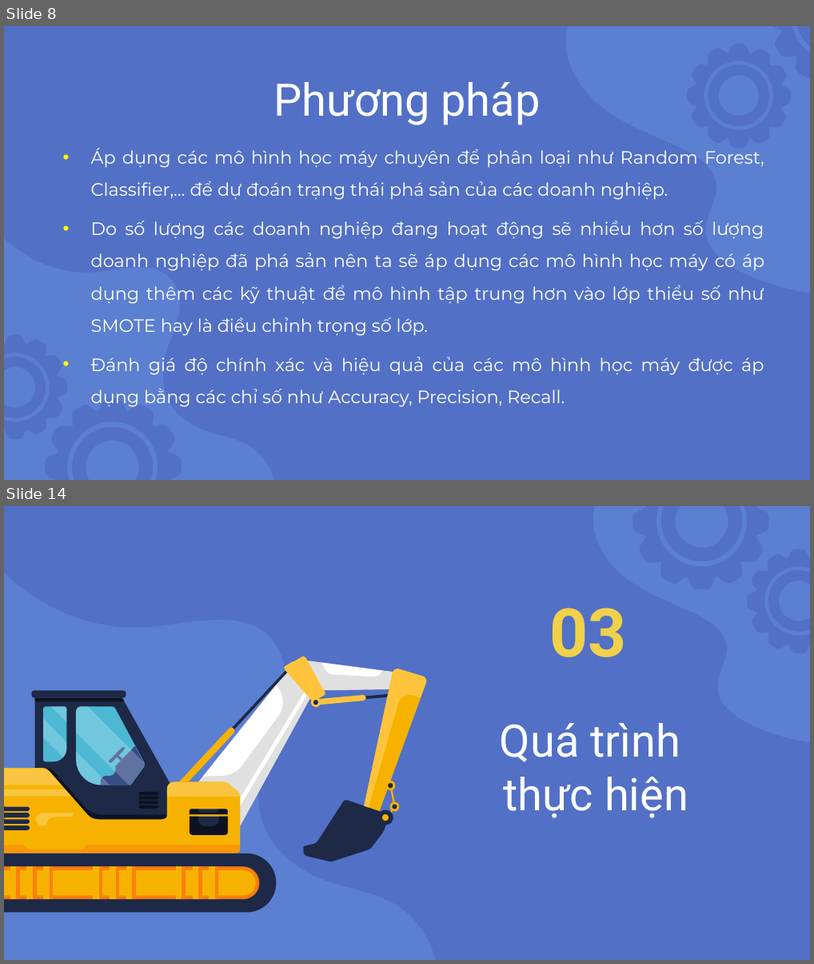
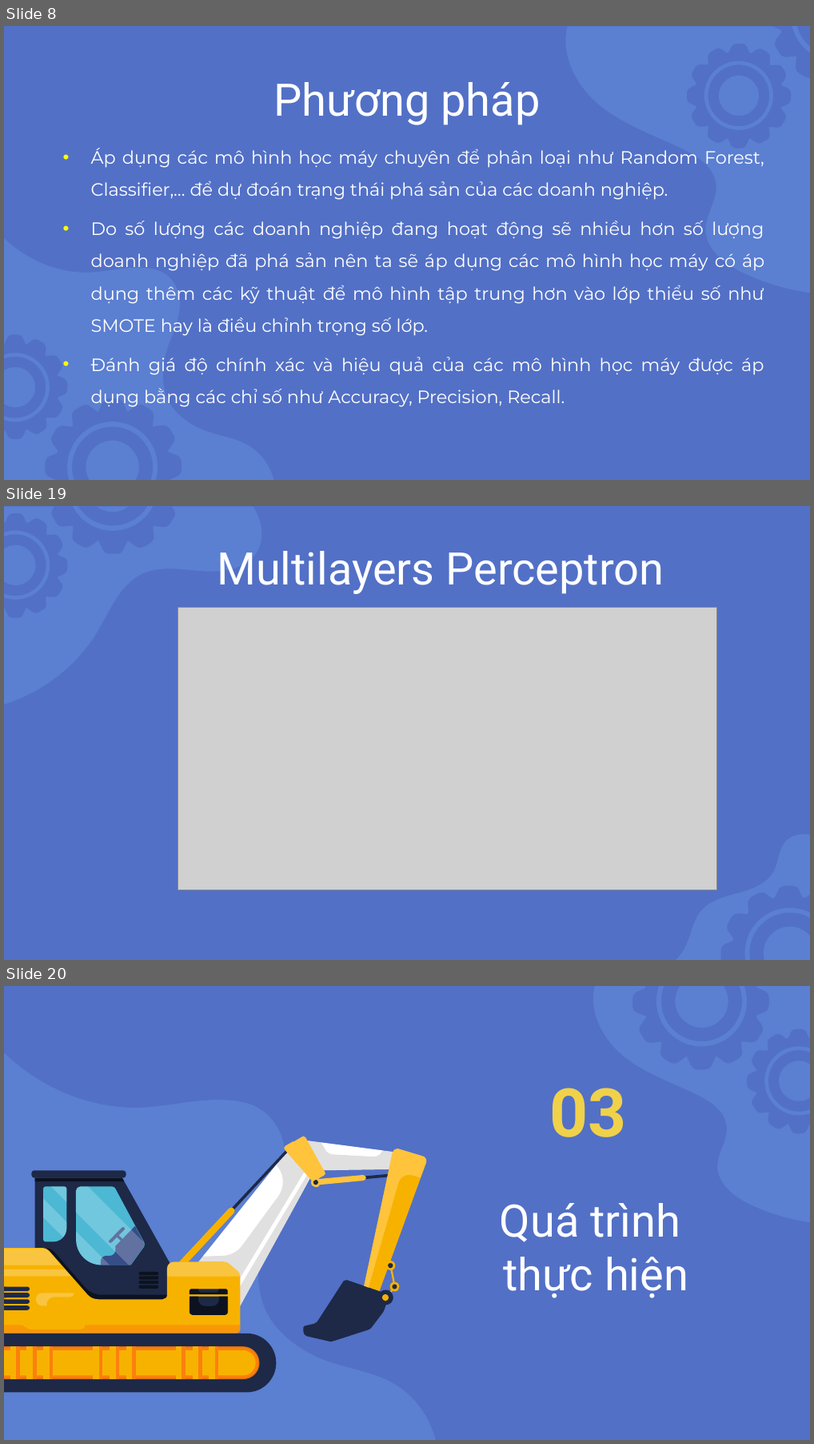
Before and after one commit to nnson0511/ARonML-DM, a slide deck: Slide.pptx. Shown one above the other, each under a label of ours: slides 8 and 14 before the commit, slides 8, 19 and 20 after it; the slides between them are not shown. The pictures are 814x964 and 814x1444 pixels, drawn with LibreOffice and Linux fonts; fonts in the diff are those of the drawing; grey boxes stand for pictures. Boxes give left, top, right and bottom in pixels: in the first picture for what was removed or moved away, otherwise in the second. Text is boxed around its words. In the diff, an @@ line names an element or a change of style, - is before the commit and + after.

```diff
--- a/Slide.pptx
+++ b/Slide.pptx
@@ slide 19 added at bbox=[4, 506, 810, 960], background #5270C6 @@
@@ freeform shape added at bbox=[4, 507, 266, 704], fill #5B7FD1 @@
@@ group added at bbox=[4, 506, 182, 617]: 4 freeform shapes @@
@@ title added at bbox=[217, 551, 664, 594], 40 pt, text #FFFFFF @@
+Multilayers Perceptron
@@ picture added at bbox=[178, 608, 718, 890] @@
@@ freeform shape added at bbox=[677, 834, 810, 960], fill #5B7FD1 @@
@@ freeform shape added at bbox=[722, 886, 810, 960], fill #5270C6 @@
@@ freeform shape added at bbox=[745, 908, 810, 960], fill #5B7FD1 @@
@@ what was slide 14 is now slide 20 @@
```
Also in this commit, not shown: 1 slide changed, 9 other slides added, 4 slides removed.
